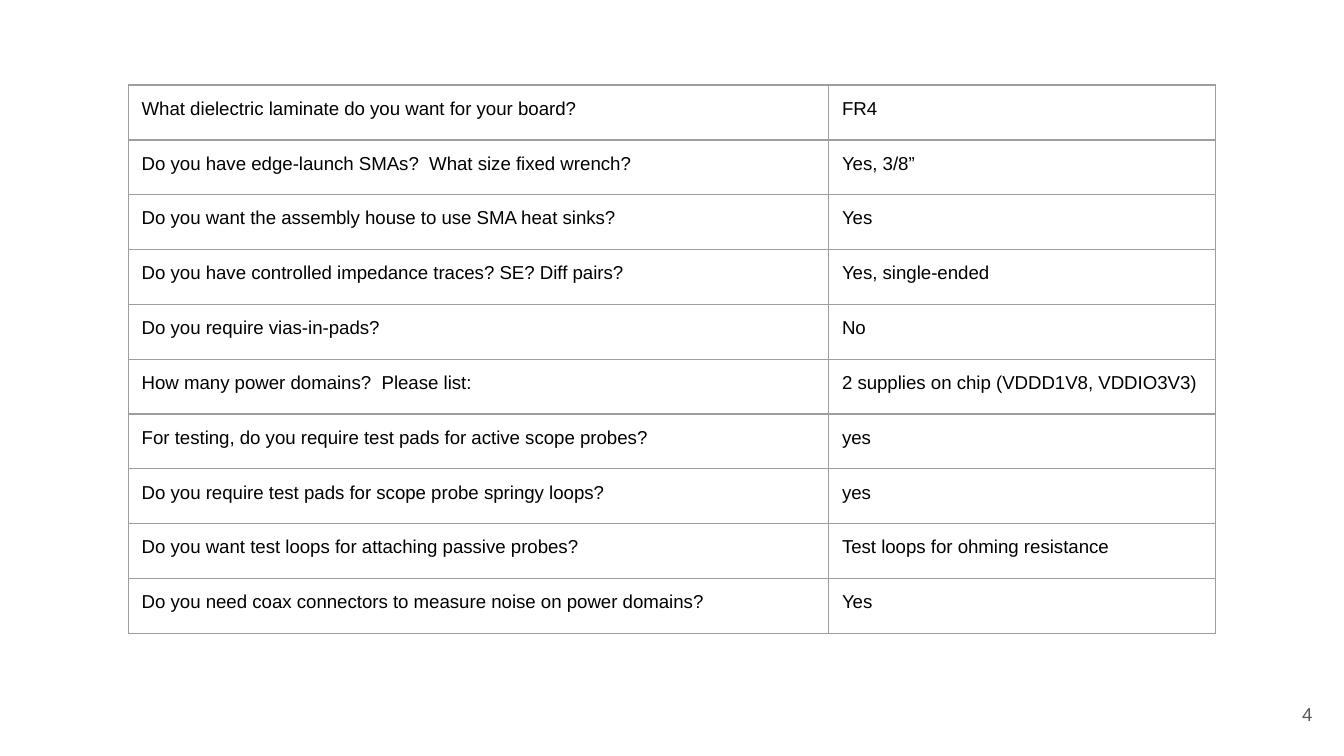
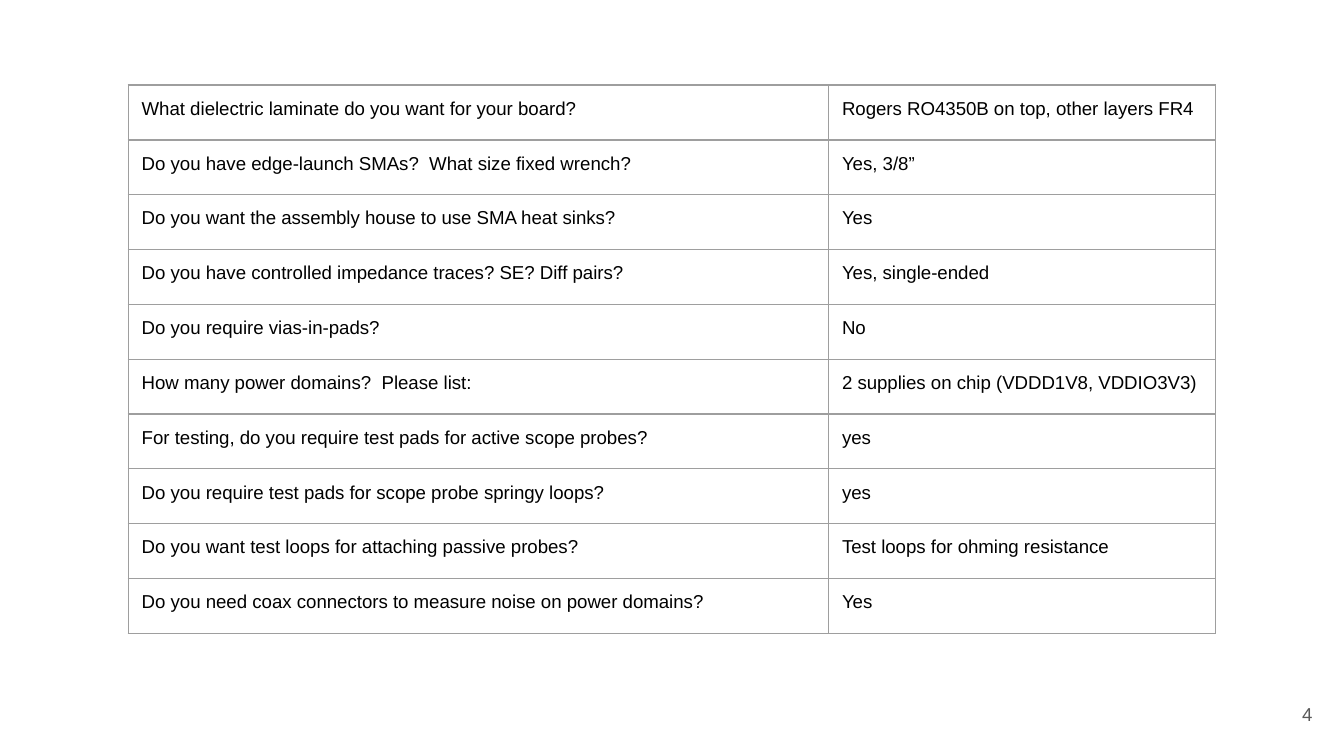
Before and after one commit to rahulk29/stac-pcb, a slide deck: slide 4 of Files_for_TestPlan_BoardPhysicalPlan/Board_Physical_Plan_stac_pcb.pptx. Drawn at 1344x756 pixels with LibreOffice and Linux fonts; fonts in the diff are those of the drawing. Boxes give left, top, right and bottom in pixels: in the first picture for what was removed or moved away, otherwise in the second. Text is boxed around its words. In the diff, an @@ line names an element or a change of style, - is before the commit and + after.

```diff
--- a/Files_for_TestPlan_BoardPhysicalPlan/Board_Physical_Plan_stac_pcb.pptx
+++ b/Files_for_TestPlan_BoardPhysicalPlan/Board_Physical_Plan_stac_pcb.pptx
@@ table at (128,85,1215,633) @@
-row 1, column 2: FR4
+row 1, column 2: Rogers RO4350B on top, other layers FR4
```
Also in this commit, not shown: 2 other slides changed, 1 slide added, 1 other file.
